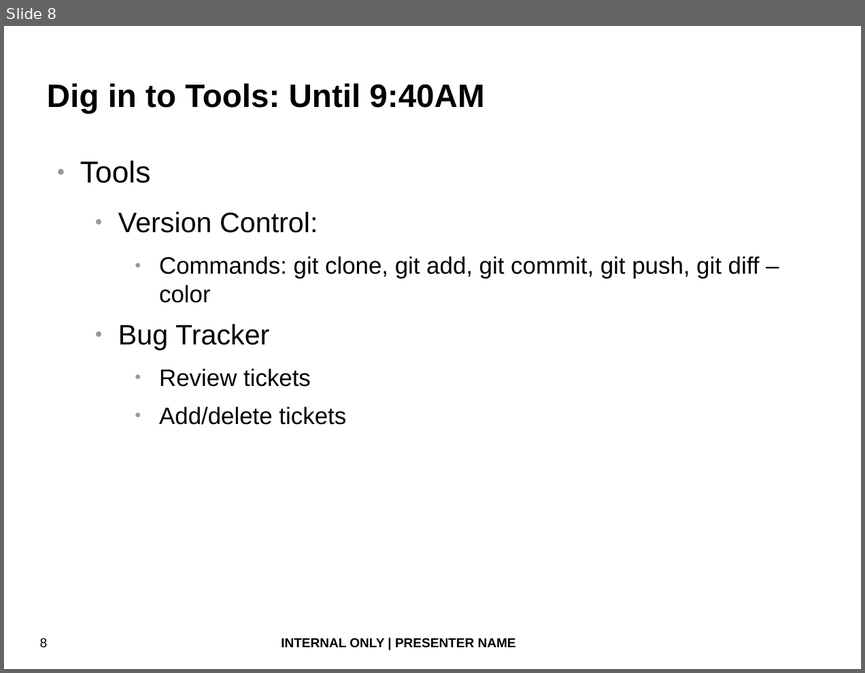
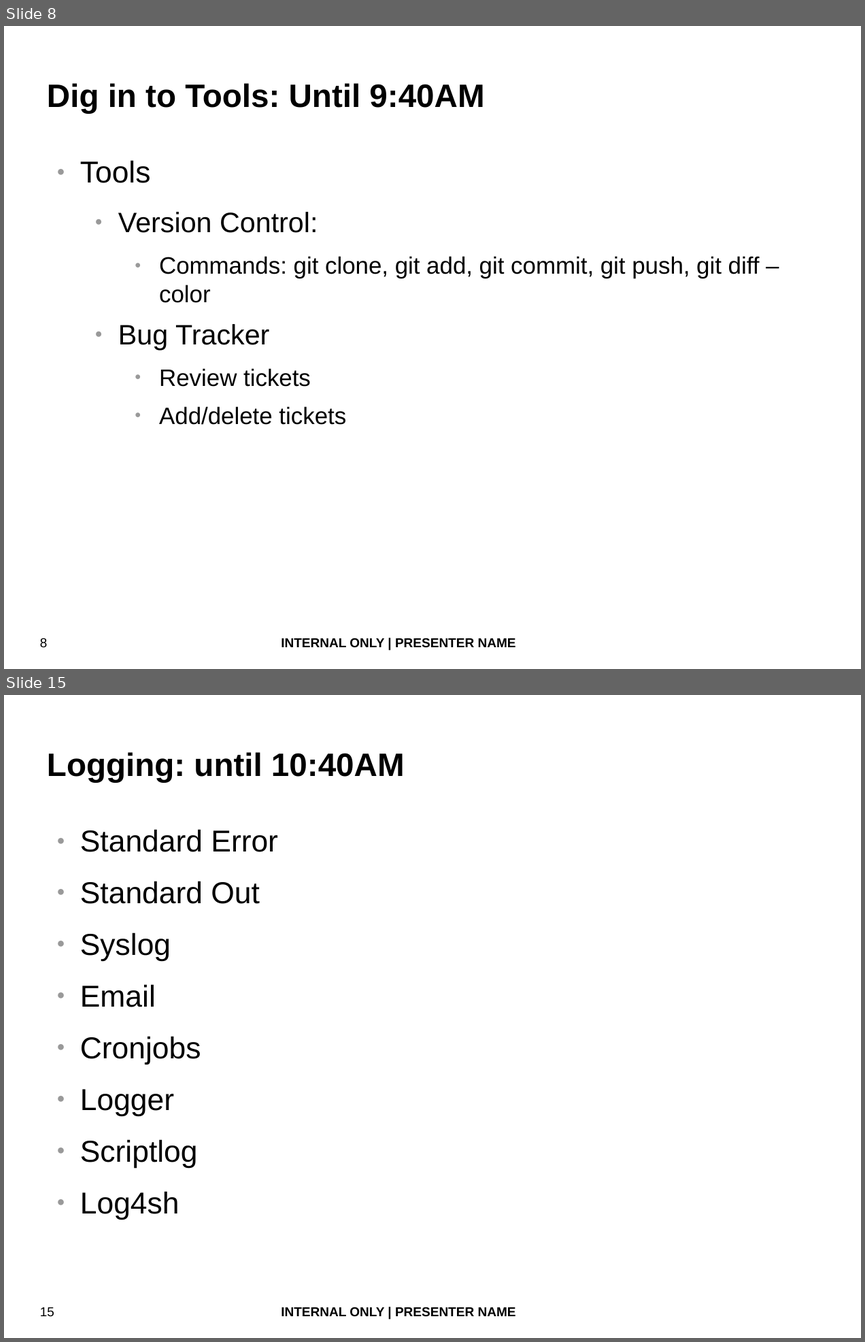
Before and after one commit to fatherlinux/shiva, a slide deck: bash_devops.odp. Shown one above the other, each under a label of ours: slide 8 before the commit, slides 8 and 15 after it; the slides between them are not shown. The pictures are 865x673 and 865x1342 pixels, drawn with LibreOffice and Linux fonts; fonts in the diff are those of the drawing; background and template pictures are left out. Boxes give left, top, right and bottom in pixels: in the first picture for what was removed or moved away, otherwise in the second. Text is boxed around its words. In the diff, an @@ line names an element or a change of style, - is before the commit and + after.

```diff
--- a/bash_devops.odp
+++ b/bash_devops.odp
@@ slide 15 added at (4, 695, 861, 1338), background #FFFFFF; not listed: 2 template elements that a slide beside it also shows @@
@@ title added at (47, 752, 405, 782), 30 pt, text #000000, bold @@
+Logging: until 10:40AM
@@ text added at (80, 829, 278, 1219), 28 pt, text #000000 @@
+● Standard Error
+● Standard Out
+● Syslog
+● Email
+● Cronjobs
+● Logger
+● Scriptlog
+● Log4sh
```
Also in this commit, not shown: 4 slides changed, 13 other slides added, 1 slide removed.
